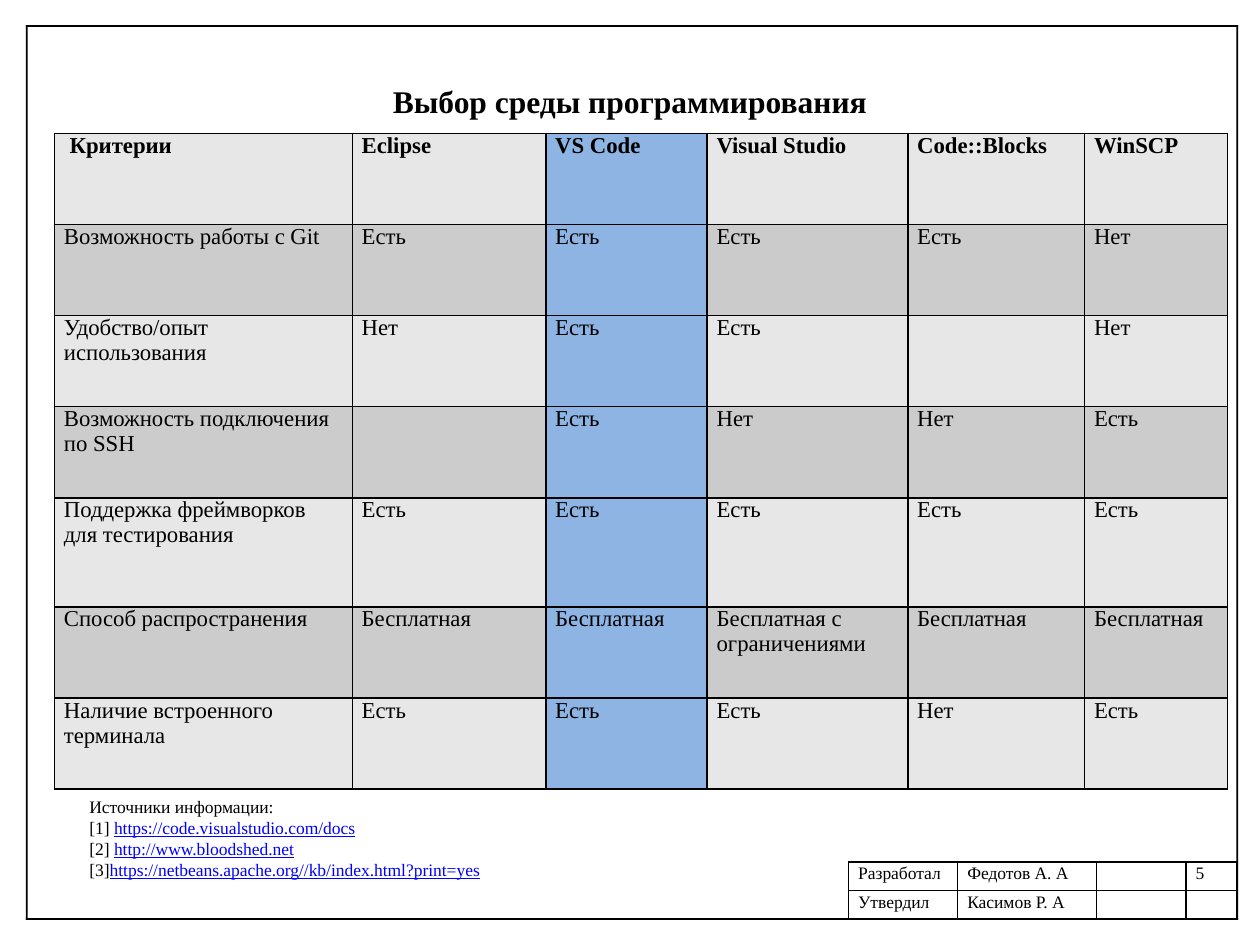
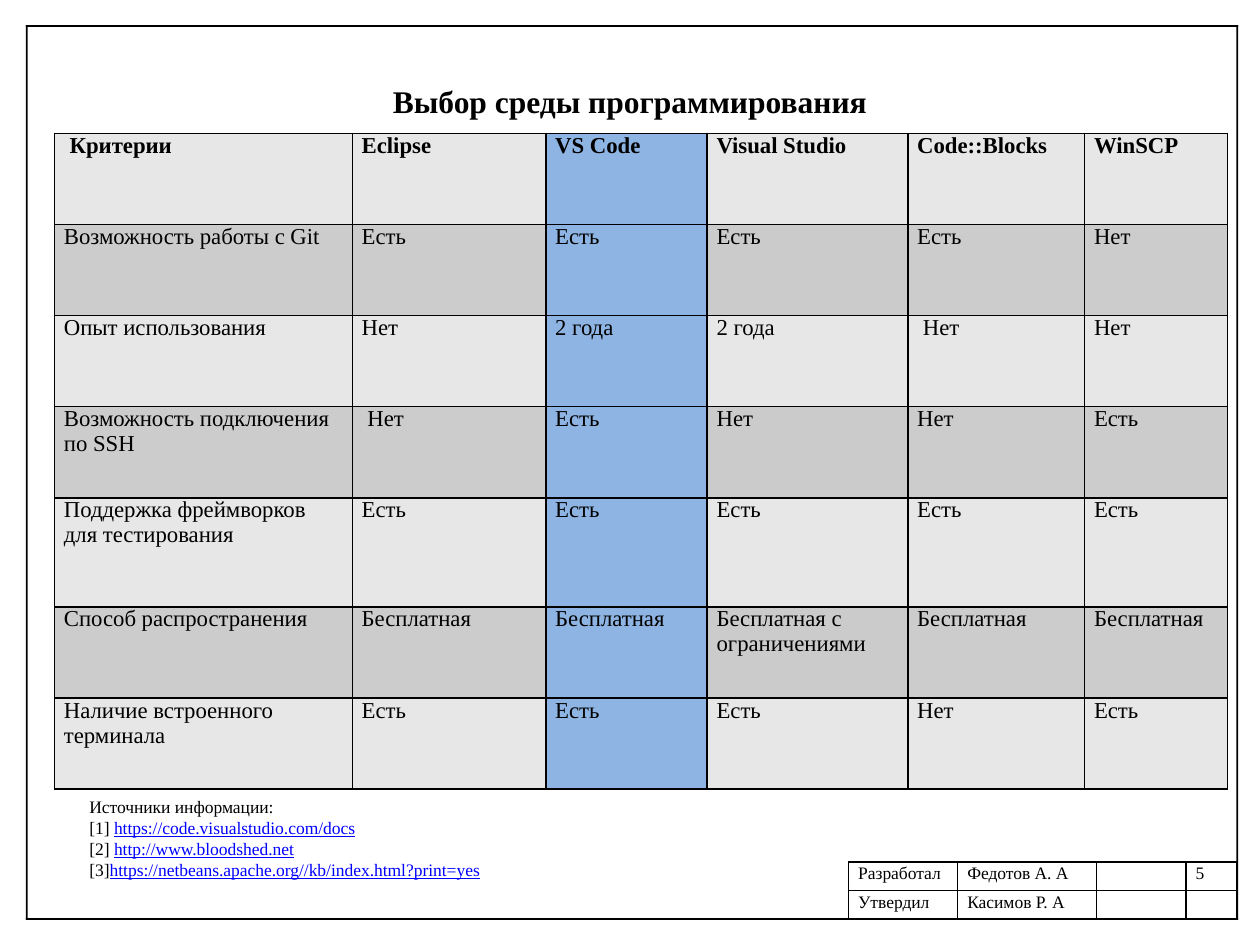
Before and after one commit to Shurpumpel/diplom, a slide deck: slide 5 of крайняя/Федотов_ПИН-41_Презентация.pptx. Drawn at 1260x945 pixels with LibreOffice and Linux fonts; fonts in the diff are those of the drawing. Boxes give left, top, right and bottom in pixels: in the first picture for what was removed or moved away, otherwise in the second. Text is boxed around its words. In the diff, an @@ line names an element or a change of style, - is before the commit and + after.

```diff
--- a/крайняя/Федотов_ПИН-41_Презентация.pptx
+++ b/крайняя/Федотов_ПИН-41_Презентация.pptx
@@ table at [54,134,1226,790] @@
-row 3: Удобство/опыт использования | Нет | Есть | Есть |  | Нет
+row 3: Опыт использования | Нет | 2 года | 2 года | Нет | Нет
-row 4, column 2: 
+row 4, column 2: Нет
```
Also in this commit, not shown: 7 other slides changed, 4 other files.
